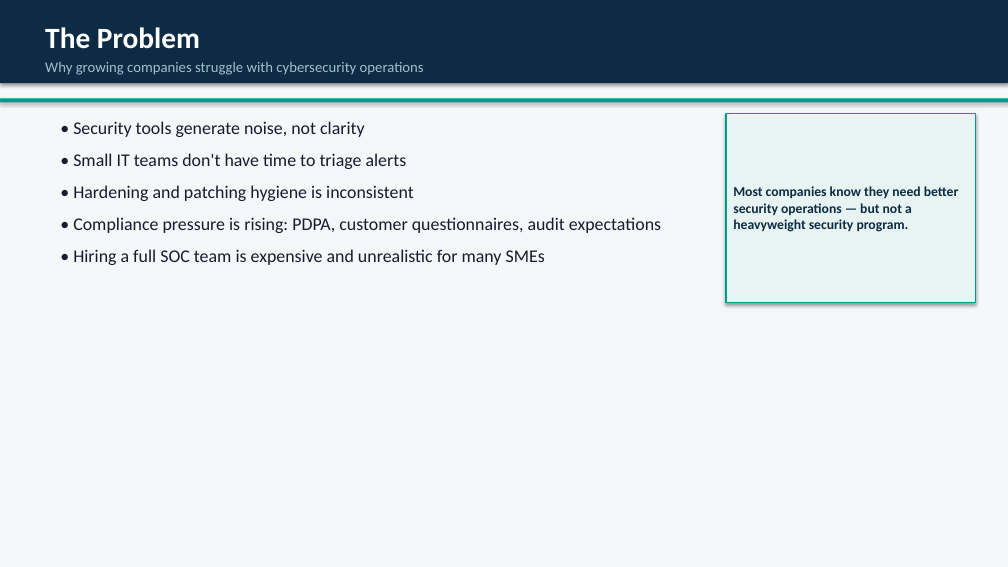
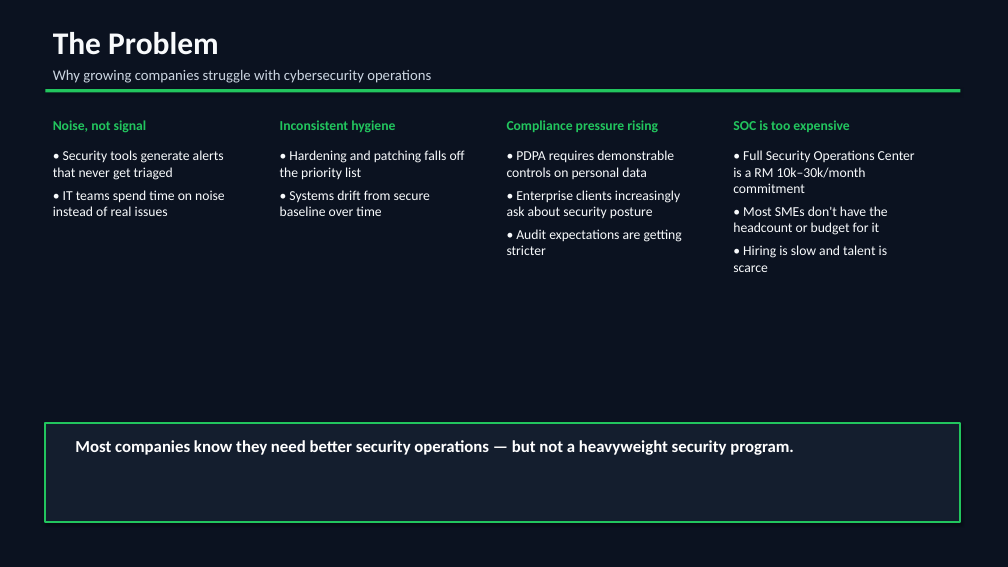
Before and after one commit to joseph118789-max/sentinel-ops, a slide deck: slide 2 of sales/Sentinel_Ops_Sales_Deck.pptx. Drawn at 1008x567 pixels with LibreOffice and Linux fonts; fonts in the diff are those of the drawing. Boxes give left, top, right and bottom in pixels: in the first picture for what was removed or moved away, otherwise in the second. Text is boxed around its words. In the diff, an @@ line names an element or a change of style, - is before the commit and + after.

Commit message:
feat: professional dark-theme 9-slide sales deck v2

```diff
--- a/sales/Sentinel_Ops_Sales_Deck.pptx
+++ b/sales/Sentinel_Ops_Sales_Deck.pptx
@@ background #F5F7FA to #0B1220 @@
@@ rectangle removed at [0, 0, 1008, 83] @@
@@ text "The Problem": place and size @@
-text "The Problem" at [45, 27, 200, 49]
+text "The Problem" at [53, 32, 219, 55]
@@ text "The Problem" at [53, 32, 219, 55]: size 28 to 30 pt, text colour #FFFFFF to #F8FAFC @@
@@ text "Why growing companies struggle with ...": place and size @@
-text "Why growing companies struggle with ..." at [45, 62, 424, 75]
+text "Why growing companies struggle with ..." at [53, 69, 431, 83]
@@ text "Why growing companies struggle with ..." at [53, 69, 431, 83]: text colour #A0C0D0 to #CBD5E1 @@
@@ rectangle: place and size @@
-rectangle at [0, 98, 1008, 103]
+rectangle at [45, 89, 960, 92]
@@ rectangle at [45, 89, 960, 92]: fill #009B8A to #22C55E @@
@@ text added at [53, 120, 147, 133], 13 pt, text #22C55E, bold @@
+Noise, not signal
@@ text added at [280, 120, 395, 133], 13 pt, text #22C55E, bold @@
+Inconsistent hygiene
@@ text added at [507, 120, 658, 133], 13 pt, text #22C55E, bold @@
+Compliance pressure rising
@@ text added at [733, 120, 849, 132], 13 pt, text #22C55E, bold @@
+SOC is too expensive
@@ text at [53, 150, 225, 216]: text changed; size 17 to 13 pt; text colour #1A1A2E to #F8FAFC @@
-• Security tools generate noise, not clarity
-• Small IT teams don't have time to triage alerts
-• Hardening and patching hygiene is inconsistent
-• Compliance pressure is rising: PDPA, customer questionnaires, audit expectations
-• Hiring a full SOC team is expensive and unrealistic for many SMEs
+• Security tools generate alerts that never get triaged
+• IT teams spend time on noise instead of real issues
@@ text added at [280, 150, 465, 216], 13 pt, text #F8FAFC @@
+• Hardening and patching falls off the priority list
+• Systems drift from secure baseline over time
@@ text added at [507, 150, 682, 255], 13 pt, text #F8FAFC @@
+• PDPA requires demonstrable controls on personal data
+• Enterprise clients increasingly ask about security posture
+• Audit expectations are getting stricter
@@ text added at [733, 150, 915, 272], 13 pt, text #F8FAFC @@
+• Full Security Operations Center is a RM 10k–30k/month commitment
+• Most SMEs don't have the headcount or budget for it
+• Hiring is slow and talent is scarce
@@ rectangle added at [45, 423, 960, 522], fill #141E2E, outline #22C55E 2 pt @@
@@ text "Most companies know they need ...": place and size @@
-text "Most companies know they need ..." at [726, 113, 975, 302]
+text "Most companies know they need ..." at [75, 440, 794, 455]
@@ text "Most companies know they need ..." at [75, 440, 794, 455]: size 13 to 16 pt, text colour #0D2B45 to #FFFFFF; vertical alignment middle to top; fill #E8F4F2 to none; outline #009B8A 1.5 pt to none; shadow off @@
```
Also in this commit, not shown: 7 other slides changed, 1 slide added, 1 slide removed.
